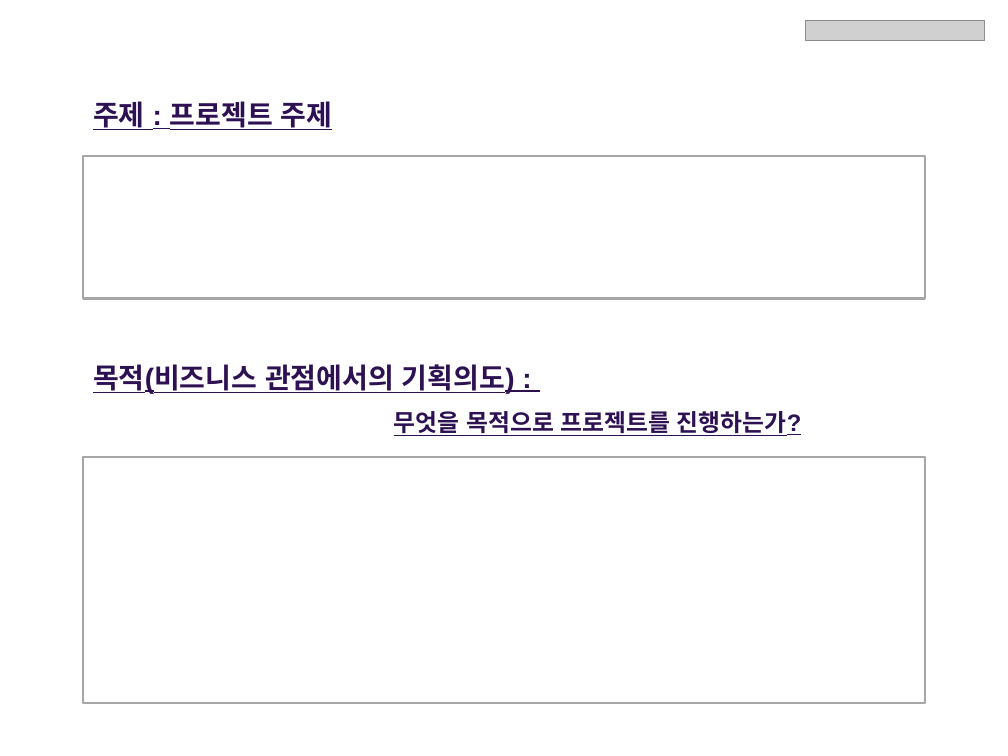
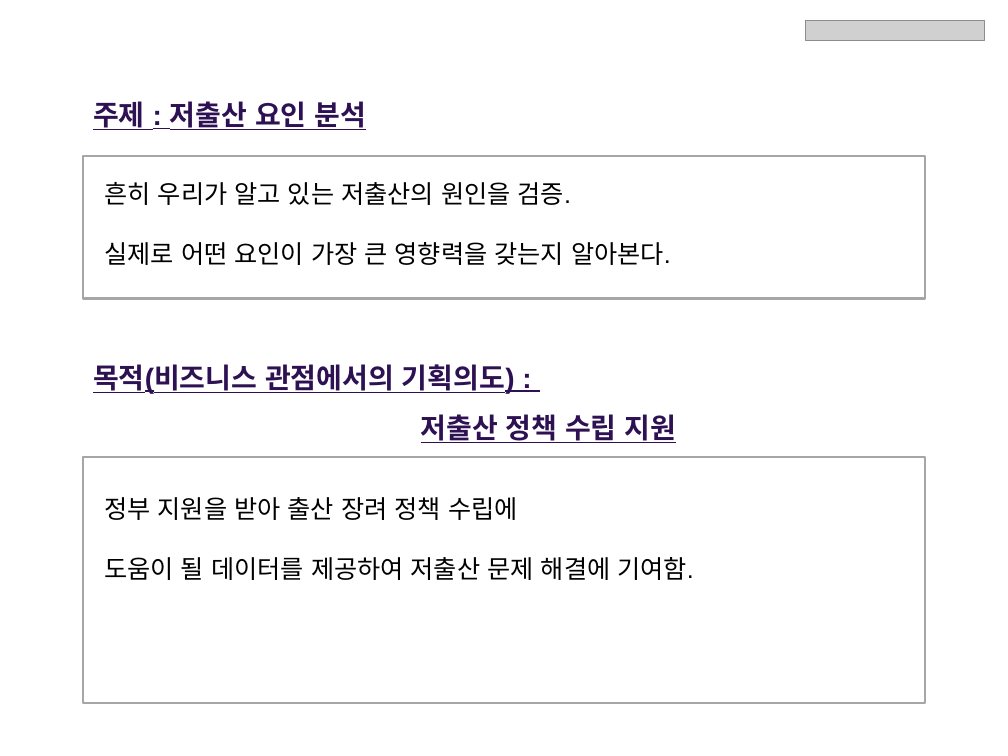
Before and after one commit to JunaHwang/Team1_FirstProject, a slide deck: slide 3 of ppt/중간프로젝트 기획안 _ (1팀).pptx. Drawn at 1008x756 pixels with LibreOffice and Linux fonts; fonts in the diff are those of the drawing; grey boxes stand for pictures. Boxes give left, top, right and bottom in pixels: in the first picture for what was removed or moved away, otherwise in the second. Text is boxed around its words. In the diff, an @@ line names an element or a change of style, - is before the commit and + after.

```diff
--- a/ppt/중간프로젝트 기획안 _ (1팀).pptx
+++ b/ppt/중간프로젝트 기획안 _ (1팀).pptx
@@ text at (93,101,366,130): text changed @@
-주제 : 프로젝트 주제
+주제 : 저출산 요인 분석
@@ text added at (104,182,671,265), 18 pt, text #000000 @@
+흔히 우리가 알고 있는 저출산의 원인을 검증.
+실제로 어떤 요인이 가장 큰 영향력을 갖는지 알아본다.
@@ text at (421,414,677,443): text changed; size 17 to 20 pt @@
-무엇을 목적으로 프로젝트를 진행하는가?
+저출산 정책 수립 지원
@@ text added at (104,497,694,580), 18 pt, text #000000 @@
+정부 지원을 받아 출산 장려 정책 수립에
+도움이 될 데이터를 제공하여 저출산 문제 해결에 기여함.
```
Also in this commit, not shown: 3 other slides changed, 28 other files.
